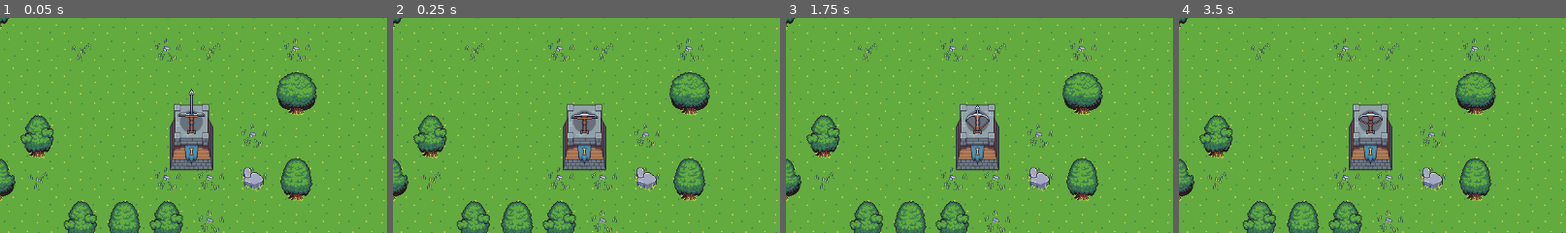
Above: before the commit, frames 1-4 (left to right).
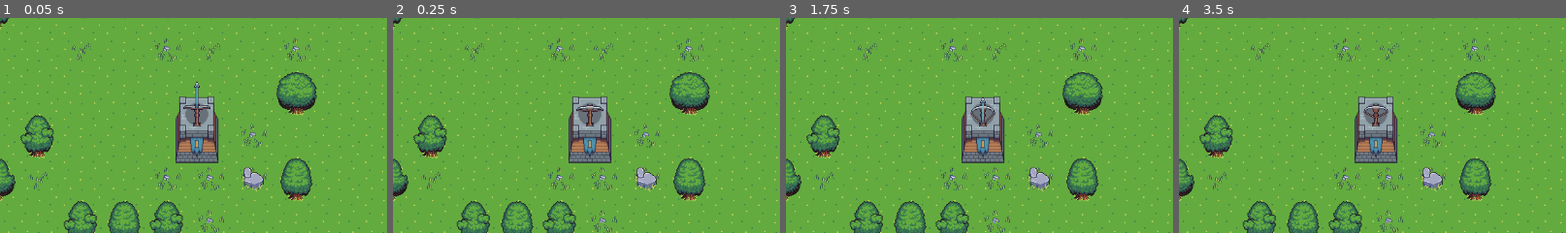
Above: after the commit, the same moments.

Repository: clubmax27/gamejam-recyclage-ensimag
Game: Godot game, scene res://Scenes/Level_1.tscn
Two runs of this game, one before a commit and one after it. Both use one fixed random seed, a clock stepped at 60 frames per second and the inputs below.
Inputs (mouse positions are % of the whole screen's width and height, from its top left):
- Up to frame 1 (0.05 s): no input
- Up to frame 2 (0.25 s): no input
- Up to frame 3 (1.75 s): tap Enter (ui_accept) at 0.5, 0.6, 0.77, 1.07, 1.25, 1.35, 1.52 s; move the mouse to (72, 45) at 0.52 s; move the mouse to (30, 55) at 1.27 s
- Up to frame 4 (3.5 s): tap Enter (ui_accept) at 1.82, 2.1, 2.75, 2.85, 3.02, 3.32 s; move the mouse to (60, 28) at 2.02 s; move the mouse to (45, 70) at 2.77 s
The pictures show only the part of the screen within x 15-64%, y 37-87%; the shares and areas given below are measured in that part.

The runs differ from the first frame. In frame 1, 3.7% of the frame differs, in the area x 43-57%, y 29-72%; in frame 2, 3.6%; in frame 3, 3.6%; in frame 4, 3.6%.

Commit message:
video part 4 click and drag

Diff:
--- a/Scenes/Level_1.tscn
+++ b/Scenes/Level_1.tscn
@@ -3715,5 +3715,5 @@
 format = 2
 layer_0/tile_data = PackedInt32Array(1, 589824, 9, 65537, 851968, 6, 65538, 917504, 7, 131074, 851968, 6, 196610, 85196 …(1351 unchanged characters)…
 
-[node name="Turret_Bow_1" parent="." instance=ExtResource("3_1i5sy")]
-position = Vector2(452, 416)
+[node name="Turret_Bow_1" parent="." groups=["build_buttons"] instance=ExtResource("3_1i5sy")]
+position = Vector2(460, 405)
--- /dev/null
+++ b/Scenes/game_scene.gd
@@ -0,0 +1,62 @@
+extends Node2D
+
+var map_node
+
+var build_mode = false
+var build_valid = false
+var build_location
+var build_type
+
+
+# Called when the node enters the scene tree for the first time.
+func _ready():
+	map_node = get_node("Level_1")  ## select map
+
+	for i in get_tree().get_nodes_in_group("build_buttons"):   ## pour que ca marche pour toute les tours et recupere le nom
+		i.connect("pressed", self, "initiate_build_mode", [i.get_name])
+
+# Called every frame. 'delta' is the elapsed time since the previous frame.
+func _process(delta):
+	if build_mode:
+		update_tower_preview()
+
+func _unhandled_input(event):
+	if event.is_action_released("ui_cancel") and build_mode:
+		cancel_build_mode()
+	if event.is_action_released("ui_accept") and (not build_mode):
+		verify_and_build()
+		cancel_build_mode()
+
+func  initiate_build_mode(tower_type):
+	build_type = tower_type + "T1"
+	build_mode = true
+	get_node("UI").set_tower_preview(build_type, get_global_mouse_position())
+
+func update_tower_preview():
+	var mouse_position = get_global_mouse_position()
+	var current_tile = map_node.get_node("TowerExclusion").world_to_map(mouse_position)
+	var tile_position =  map_node.get_node("TowerExclusion").map_to_world(current_tile)
+
+	if map_node.get_node("TowerExclusion").get_cellv(current_tile) == -1:
+		get_node("UI").update_tower_preview(tile_position, "ad54ff3c")
+		build_valid = true
+		build_location = tile_position
+	else:
+		get_node("UI").update_tower_preview(tile_position, "adff4545")
+		build_valid = false
+
+func cancel_build_mode():
+	build_mode = false
+	build_valid = false
+	get_node("UI/TowerPreview").queue_free()
+
+func verify_and_build():
+	if build_valid:
+		## on peut verifier les conditions de ressources ici
+
+		var new_tower = load("tour.tscn").instance()  ## modifier avec le chemin d'acces de la tour
+		new_tower.position = build_location
+		map_node.get_node("Towers").add_child(new_tower, true)
+
+		## enlever les ressources
+		## update player ui
--- a/project.godot
+++ b/project.godot
@@ -23,6 +23,23 @@
 
 enabled=PackedStringArray("res://addons/sprite_cutter/plugin.cfg")
 
+[input]
+
+ui_accept={
+"deadzone": 0.5,
+"events": [Object(InputEventKey,"resource_local_to_scene":false,"resource_name":"","device":0,"window_id":0,"alt_pressed":false,"shift_pressed":false,"ctrl_pressed":false,"meta_pressed":false,"pressed":false,"keycode":4194309,"physical_keycode":0,"key_label":0,"unicode":0,"echo":false,"script":null)
+, Object(InputEventKey,"resource_local_to_scene":false,"resource_name":"","device":0,"window_id":0,"alt_pressed":false,"shift_pressed":false,"ctrl_pressed":false,"meta_pressed":false,"pressed":false,"keycode":4194310,"physical_keycode":0,"key_label":0,"unicode":0,"echo":false,"script":null)
+, Object(InputEventKey,"resource_local_to_scene":false,"resource_name":"","device":0,"window_id":0,"alt_pressed":false,"shift_pressed":false,"ctrl_pressed":false,"meta_pressed":false,"pressed":false,"keycode":32,"physical_keycode":0,"key_label":0,"unicode":32,"echo":false,"script":null)
+, Object(InputEventMouseButton,"resource_local_to_scene":false,"resource_name":"","device":-1,"window_id":0,"alt_pressed":false,"shift_pressed":false,"ctrl_pressed":false,"meta_pressed":false,"button_mask":1,"position":Vector2(260, 18),"global_position":Vector2(264, 59),"factor":1.0,"button_index":1,"canceled":false,"pressed":true,"double_click":false,"script":null)
+]
+}
+ui_cancel={
+"deadzone": 0.5,
+"events": [Object(InputEventKey,"resource_local_to_scene":false,"resource_name":"","device":0,"window_id":0,"alt_pressed":false,"shift_pressed":false,"ctrl_pressed":false,"meta_pressed":false,"pressed":false,"keycode":4194305,"physical_keycode":0,"key_label":0,"unicode":0,"echo":false,"script":null)
+, Object(InputEventMouseButton,"resource_local_to_scene":false,"resource_name":"","device":-1,"window_id":0,"alt_pressed":false,"shift_pressed":false,"ctrl_pressed":false,"meta_pressed":false,"button_mask":0,"position":Vector2(0, 0),"global_position":Vector2(0, 0),"factor":1.0,"button_index":2,"canceled":false,"pressed":false,"double_click":false,"script":null)
+]
+}
+
 [rendering]
 
 renderer/rendering_method="mobile"
